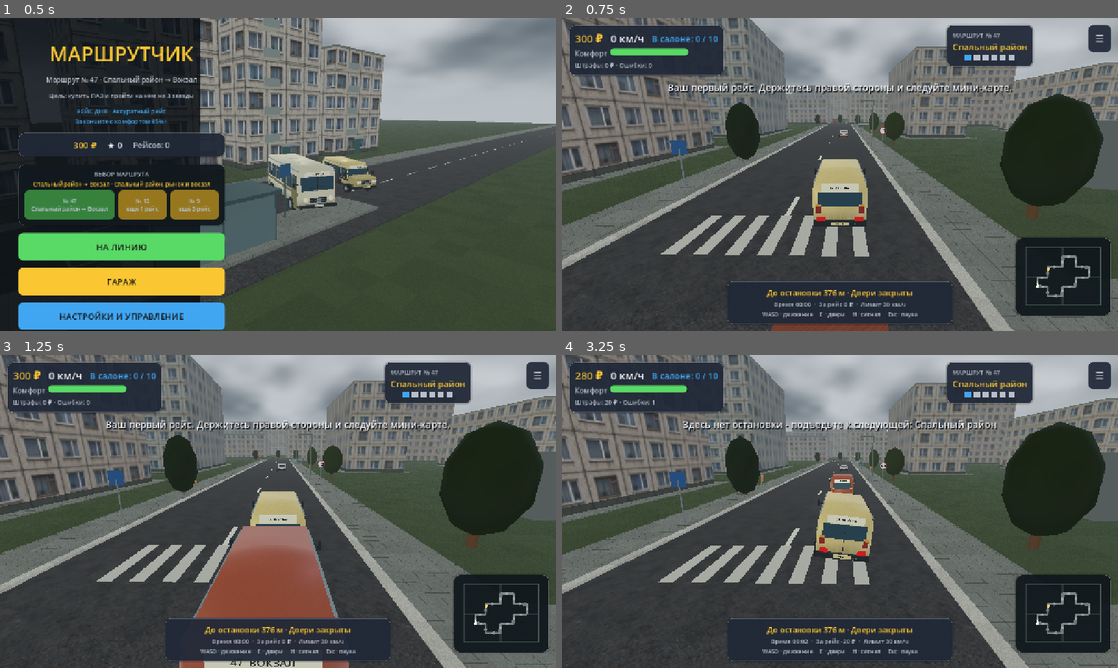
Above: before the commit, frames 1-4 (two rows, left to right).
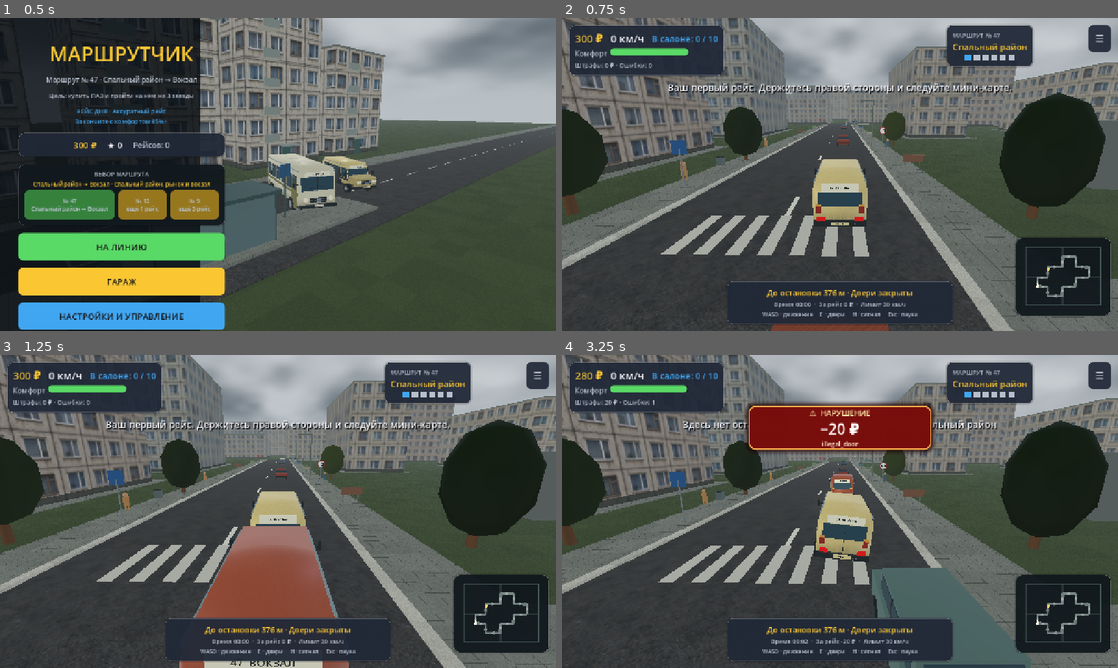
Above: after the commit, the same moments.

Repository: LuardeGames/marshrutchik_sim
Game: Godot game, scene res://scenes/main_menu/main_menu.tscn
The game is run twice, just before and just after one commit, with the same random seed, the same clock (stepped at 60 frames per second) and the same inputs.
Inputs (mouse positions are in pixels of both pictures, inside the frame that each line leads up to):
- Up to frame 1 (0.5 s): no input
- Up to frame 2 (0.75 s): click "НА ЛИНИЮ" at 0.5 s
- Up to frame 3 (1.25 s): no input
- Up to frame 4 (3.25 s): tap Enter at 1.25 s; move the mouse to (962, 495) at 1.27 s; hold D (steer_right) 1.28-2 s; tap E (doors) at 1.35, 3.05 s; click (962, 495) at 1.42 s; drag from (728, 527) to (812, 574) at 2.02 s; move the mouse to (895, 442) at 2.77 s; hold D (steer_right) from 2.78 s (still down); hold H from 2.78 s (still down); click (895, 442) at 2.92 s

Frame 1 is identical in both runs. In frame 2, 2.6% of the frame differs, in the area x 0-98%, y 23-64%; in frame 3, 2.5%; in frame 4, 12%, in the area x 0-99%, y 14-100%.

Commit message:
Make city dense and driving consequences visible

Diff:
--- a/scripts/ai/competitor_ai.gd
+++ b/scripts/ai/competitor_ai.gd
@@ -24,7 +24,7 @@
 	_build_visual()
 
 func _process(delta: float) -> void:
-	if waypoints.is_empty() or GameManager.state == GameManager.State.RESULTS:
+	if waypoints.is_empty() or GameManager.state != GameManager.State.DRIVING:
 		return
 	var target: Vector3 = _lane_point(_current_index)
 	var to_target := target - global_position
--- a/scripts/autoload/event_bus.gd
+++ b/scripts/autoload/event_bus.gd
@@ -11,6 +11,7 @@
 signal change_choice_requested(fare: int, given: int, options: Array)
 signal trip_started
 signal trip_completed(summary: Dictionary)
+signal trip_failed(summary: Dictionary)
 signal upgrade_purchased(upgrade_id: String, level: int)
 signal vehicle_collision(strength: float)
 signal competitor_took_passengers(stop_id: int, count: int)
--- a/scripts/autoload/game_manager.gd
+++ b/scripts/autoload/game_manager.gd
@@ -2,7 +2,7 @@
 ## Top level game state + orchestration. Scenes are switched from here so
 ## individual systems don't need to know about each other's scenes.
 
-enum State { MENU, DRIVING, RESULTS, GARAGE }
+enum State { MENU, DRIVING, RESULTS, FAILED, GARAGE }
 
 const GAMEPLAY_SCENE := "res://scenes/gameplay/gameplay.tscn"
 const MENU_SCENE := "res://scenes/main_menu/main_menu.tscn"
@@ -10,6 +10,7 @@
 
 var state: State = State.MENU
 var _last_summary: Dictionary = {}
+var _failure_reason: String = ""
 
 # --- running trip stats (reset at trip start) ---
 var comfort: float = 100.0
@@ -34,6 +35,7 @@
 	AudioManager.set_game_paused(false)
 	InputState.reset_touch()
 	_last_summary = {}
+	_failure_reason = ""
 	comfort = 100.0
 	trip_time = 0.0
 	passengers_delivered = 0
@@ -80,6 +82,8 @@
 	EventBus.comfort_changed.emit(comfort)
 
 func register_collision(strength: float) -> void:
+	if not trip_running or state != State.DRIVING:
+		return
 	collisions += 1
 	var damage: float = clampf(strength * 16.0, 3.0, 18.0)
 	SaveManager.damage_vehicle(damage)
@@ -88,11 +92,15 @@
 	_register_fine(fine, "collision", clampf(strength * 3.0, 2.0, 8.0), "ДТП! Штраф %d ₽ · состояние машины: %d%%" % [fine, int(round(SaveManager.get_vehicle_condition()))])
 	EventBus.vehicle_collision.emit(strength)
 	AudioManager.play_collision(strength)
+	if trip_running and (SaveManager.get_vehicle_condition() <= 0.0 or collisions >= 6):
+		fail_trip("Машина разбита: слишком много столкновений", 350)
 
 func register_rule_violation(kind: String, fine: int, comfort_loss: float, message: String) -> void:
-	if not trip_running:
+	if not trip_running or state != State.DRIVING:
 		return
 	_register_fine(fine, kind, comfort_loss, message)
+	if trip_running and (rule_violations >= 8 or fines_paid >= 300):
+		fail_trip("Рейс сорван: инспектор снял маршрутку с линии", 400)
 
 func _register_fine(fine: int, kind: String, comfort_loss: float, message: String) -> void:
 	rule_violations += 1
@@ -103,6 +111,34 @@
 	EventBus.rule_violation.emit(kind, fine)
 	EventBus.notification.emit(message, 2.6)
 
+func fail_trip(reason: String, final_fine: int = 0) -> void:
+	if not trip_running or state != State.DRIVING:
+		return
+	if final_fine > 0:
+		fines_paid += final_fine
+		EconomyManager.add_penalty(final_fine)
+	_failure_reason = reason
+	trip_running = false
+	var summary := {
+		"reason": reason,
+		"passengers": passengers_delivered,
+		"fares": EconomyManager.trip_fares,
+		"penalties": EconomyManager.trip_penalties,
+		"total": EconomyManager.get_trip_total(),
+		"comfort": comfort,
+		"vehicle_condition": SaveManager.get_vehicle_condition(),
+		"collisions": collisions,
+		"rule_violations": rule_violations,
+		"fines_paid": fines_paid,
+		"time": trip_time,
+	}
+	_last_summary = summary.duplicate(true)
+	state = State.FAILED
+	PlatformService.stop_gameplay()
+	PlatformService.save_cloud(SaveManager.data)
+	EventBus.trip_failed.emit(summary)
+	AudioManager.play_collision(1.0)
+
 func register_passenger_delivered() -> void:
 	passengers_delivered += 1
 
@@ -118,7 +154,9 @@
 ## Called by RouteManager once the final stop is reached. Builds the result
 ## summary dictionary and switches to results state (HUD shows ResultScreen).
 func complete_trip() -> Dictionary:
-	if state == State.RESULTS and not _last_summary.is_empty():
+	if (state == State.RESULTS or state == State.FAILED) and not _last_summary.is_empty():
+		return _last_summary.duplicate(true)
+	if not trip_running:
 		return _last_summary.duplicate(true)
 	trip_running = false
 	var comfort_bonus := int(round((comfort / 100.0) * 60))
--- a/scripts/ui/hud.gd
+++ b/scripts/ui/hud.gd
@@ -18,6 +18,10 @@
 var route_dots: HBoxContainer
 var notification_label: Label
 var notification_timer: float = 0.0
+var fine_banner: PanelContainer
+var fine_amount_label: Label
+var fine_detail_label: Label
+var fine_timer: float = 0.0
 
 var change_popup: PanelContainer
 var result_layer: Control
@@ -49,6 +53,7 @@
 	_build_top_bar(root)
 	_build_route_bar(root)
 	_build_notification(root)
+	_build_fine_banner(root)
 	_build_change_popup(root)
 	_build_menu_button(root)
 	if is_touch_device:
@@ -63,7 +68,9 @@
 	EventBus.comfort_changed.connect(_on_comfort_changed)
 	EventBus.money_earned.connect(_on_money_earned)
 	EventBus.change_choice_requested.connect(_on_change_requested)
+	EventBus.rule_violation.connect(_on_rule_violation)
 	EventBus.trip_completed.connect(_on_trip_completed)
+	EventBus.trip_failed.connect(_on_trip_failed)
 	GameManager.double_reward_claimed.connect(_on_double_reward_claimed)
 	if route_manager:
 		route_manager.next_stop_changed.connect(_on_next_stop_changed)
@@ -86,6 +93,12 @@
 		passengers_label.text = "В салоне: %d / %d" % [vehicle.passengers_aboard, vehicle.capacity]
 	if rules_label:
 		rules_label.text = "Штрафы: %d ₽ · Ошибки: %d" % [GameManager.fines_paid, GameManager.rule_violations]
+	if fine_timer > 0.0:
+		fine_timer -= delta
+		if fine_timer <= 0.0 and fine_banner:
+			var fine_tween := create_tween()
+			fine_tween.tween_property(fine_banner, "modulate:a", 0.0, 0.35)
+			fine_tween.tween_callback(fine_banner.hide)
 	_refresh_context()
 	if notification_timer > 0.0:
 		notification_timer -= delta
@@ -238,6 +251,62 @@
 	notification_label.modulate.a = 1.0
 	notification_timer = duration
 
+func _build_fine_banner(root: Control) -> void:
+	var wrapper := CenterContainer.new()
+	wrapper.set_anchors_preset(Control.PRESET_TOP_WIDE)
+	wrapper.position = Vector2(0, 112)
+	wrapper.custom_minimum_size = Vector2(0, 112)
+	wrapper.mouse_filter = Control.MOUSE_FILTER_IGNORE
+	root.add_child(wrapper)
+	fine_banner = PanelContainer.new()
+	var style := StyleBoxFlat.new()
+	style.bg_color = Color(0.48, 0.055, 0.045, 0.96)
+	style.border_color = Color("ffb04d")
+	style.set_border_width_all(3)
+	style.set_corner_radius_all(14)
+	style.shadow_color = Color(0.12, 0.0, 0.0, 0.75)
+	style.shadow_size = 12
+	fine_banner.add_theme_stylebox_override("panel", style)
+	fine_banner.custom_minimum_size = Vector2(420, 96)
+	fine_banner.mouse_filter = Control.MOUSE_FILTER_IGNORE
+	wrapper.add_child(fine_banner)
+	var col := VBoxContainer.new()
+	col.alignment = BoxContainer.ALIGNMENT_CENTER
+	col.add_theme_constant_override("separation", 0)
+	fine_banner.add_child(col)
+	var title := UITheme.make_label("⚠  НАРУШЕНИЕ", 18, Color("ffe4a6"), true)
+	title.horizontal_alignment = HORIZONTAL_ALIGNMENT_CENTER
+	col.add_child(title)
+	fine_amount_label = UITheme.make_label("−0 ₽", 34, Color.WHITE, true)
+	fine_amount_label.horizontal_alignment = HORIZONTAL_ALIGNMENT_CENTER
+	col.add_child(fine_amount_label)
+	fine_detail_label = UITheme.make_label("", 15, Color("ffe4d0"))
+	fine_detail_label.horizontal_alignment = HORIZONTAL_ALIGNMENT_CENTER
+	col.add_child(fine_detail_label)
+	fine_banner.visible = false
+
+func _on_rule_violation(kind: String, fine: int) -> void:
+	if fine_banner == null:
+		return
+	var detail: String = "Нарушение правил"
+	match kind:
+		"speed": detail = "Превышение скорости"
+		"red_light": detail = "Проезд на красный"
+		"moving_doors": detail = "Двери открыты на ходу"
+		"wrong_direction": detail = "Движение против потока"
+		"sidewalk": detail = "Езда по тротуару"
+		"off_route": detail = "Съезд с маршрута"
+		"collision": detail = "Опасное столкновение"
+		_: detail = kind
+	fine_amount_label.text = "−%d ₽" % fine
+	fine_detail_label.text = detail
+	fine_banner.show()
+	fine_banner.modulate.a = 1.0
+	fine_timer = 3.2
+	var flash := create_tween()
+	flash.tween_property(fine_banner, "scale", Vector2(1.06, 1.06), 0.10)
+	flash.tween_property(fine_banner, "scale", Vector2.ONE, 0.18)
+
 # ---------------------------------------------------------------------------
 # Change-giving mini event
 # ---------------------------------------------------------------------------
@@ -371,7 +440,12 @@
 	_change_pending=false
 	change_popup.hide()
 	pause_layer.hide()
+	if fine_banner:
+		fine_banner.hide()
 	InputState.reset_touch()
+	var title: Label = result_layer.find_child("Title", true, false)
+	title.text = "Рейс завершён"
+	title.add_theme_color_override("font_color", UITheme.COLOR_ACCENT)
 	var vbox: VBoxContainer = result_layer.find_child("ResultVBox", true, false)
 	for c in vbox.get_children():
 		if c.name != "Title":
@@ -435,6 +509,53 @@
 		AudioManager.play_ui_click()
 		GameManager.go_to_menu())
 
+	result_layer.visible = true
+	result_layer.modulate.a = 0.0
+	var tw := create_tween()
+	tw.tween_property(result_layer, "modulate:a", 1.0, 0.35)
+
+func _on_trip_failed(summary: Dictionary) -> void:
+	_change_pending=false
+	change_popup.hide()
+	pause_layer.hide()
+	if fine_banner:
+		fine_banner.hide()
+	InputState.reset_touch()
+	var title: Label = result_layer.find_child("Title", true, false)
+	title.text = "РЕЙС СОРВАН"
+	title.add_theme_color_override("font_color", UITheme.COLOR_BAD)
+	var vbox: VBoxContainer = result_layer.find_child("ResultVBox", true, false)
+	for c in vbox.get_children():
+		if c.name != "Title":
+			c.queue_free()
+	await get_tree().process_frame
+	vbox.add_child(UITheme.make_label(String(summary.get("reason", "Плохое вождение")), 19, UITheme.COLOR_BAD, true))
+	vbox.add_child(UITheme.make_label("Пассажиры не доехали: %d" % int(summary.get("passengers", 0)), 17))
+	vbox.add_child(UITheme.make_label("Большой штраф: −%d ₽" % int(summary.get("penalties", 0)), 20, UITheme.COLOR_BAD, true))
+	vbox.add_child(UITheme.make_label("Нарушения: %d · столкновений: %d" % [int(summary.get("rule_violations", 0)), int(summary.get("collisions", 0))], 16, UITheme.COLOR_TEXT_DIM))
+	vbox.add_child(UITheme.make_label("Состояние машины: %d%%" % int(round(summary.get("vehicle_condition", 100.0))), 16, UITheme.COLOR_TEXT_DIM))
+	vbox.add_child(UITheme.make_label("Так ездить нельзя — следующий рейс начнётся с новым счётом ошибок.", 15, UITheme.COLOR_TEXT_DIM))
+	var retry := Button.new()
+	retry.text = "Повторить рейс"
+	UITheme.style_button(retry, UITheme.COLOR_ACCENT, Color("101416"))
+	vbox.add_child(retry)
+	retry.pressed.connect(func():
+		AudioManager.play_ui_click()
+		GameManager.start_trip())
+	var garage_btn := Button.new()
+	garage_btn.text = "В гараж"
+	UITheme.style_button(garage_btn, UITheme.COLOR_PANEL.lightened(0.1), UITheme.COLOR_TEXT)
+	vbox.add_child(garage_btn)
+	garage_btn.pressed.connect(func():
+		AudioManager.play_ui_click()
+		GameManager.go_to_garage())
+	var menu_btn := Button.new()
+	menu_btn.text = "Главное меню"
+	UITheme.style_button(menu_btn, UITheme.COLOR_PANEL.lightened(0.1), UITheme.COLOR_TEXT)
+	vbox.add_child(menu_btn)
+	menu_btn.pressed.connect(func():
+		AudioManager.play_ui_click()
+		GameManager.go_to_menu())
 	result_layer.visible = true
 	result_layer.modulate.a = 0.0
 	var tw := create_tween()
--- a/scripts/vehicle/vehicle_controller.gd
+++ b/scripts/vehicle/vehicle_controller.gd
@@ -73,7 +73,7 @@
 	capacity = definition.base_capacity + EconomyManager.get_extra_capacity()
 
 func _physics_process(delta: float) -> void:
-	if GameManager.state == GameManager.State.RESULTS:
+	if GameManager.state == GameManager.State.RESULTS or GameManager.state == GameManager.State.FAILED:
 		speed = 0.0
 		AudioManager.set_engine_running(false)
 		return
--- a/scripts/world/city_dressing.gd
+++ b/scripts/world/city_dressing.gd
@@ -19,6 +19,7 @@
 		for k in range(1,int(a.distance_to(b)/40.0)):
 			var pos := a+dir*float(k)*40.0+side*7.0
 			poles.append({"size":Vector3(0.15,7.0,0.15),"position":pos+Vector3(0,3.5,0),"y_rot":0.0})
+			WorldBuilder._invisible_collider(root,pos+Vector3(0,3.5,0),Vector3(0.28,7.0,0.28))
 			arms.append({"size":Vector3(2.1,0.10,0.10),"position":pos-side+Vector3(0,6.9,0),"y_rot":angle})
 		# Both approaches have a crossing, matching the roadside signs.
 		for distance in [12.0,a.distance_to(b)-12.0]:
@@ -73,6 +74,7 @@
 		BusVisual.box(plaza,Vector3(-1.7,2.24,-1.79),Vector3(1.8,0.26,0.03),BusVisual.material(Color("294a6b")))
 		_sign(plaza,"ул. МИРА, %d" % (i*8+3),Vector3(-1.7,2.24,-1.82),0.0018)
 	_build_ambient_life(parent, waypoints)
+	_build_sidewalk_props(root, waypoints)
 
 static func _build_ambient_life(parent: Node3D, waypoints: Array[Vector3]) -> void:
 	var rng := RandomNumberGenerator.new()
@@ -86,17 +88,18 @@
 		var length: float = a.distance_to(b)
 		var side_signs: Array[float] = [-1.0, 1.0]
 		for side_sign: float in side_signs:
-			var t := 0.24 + float((i + int(side_sign > 0.0)) % 3) * 0.17
-			var start: Vector3 = a.lerp(b, t) + side * side_sign * (RouteDefinition.ROAD_WIDTH * 0.5 + 3.0)
-			var finish: Vector3 = a.lerp(b, minf(t + 0.22, 0.90)) + side * side_sign * (RouteDefinition.ROAD_WIDTH * 0.5 + 3.0)
-			if _near_stop(start) or start.distance_to(finish) < 8.0:
-				continue
-			var pedestrian := AmbientPedestrian.new()
-			pedestrian.start_point = start + Vector3(0, 0.04, 0)
-			pedestrian.end_point = finish + Vector3(0, 0.04, 0)
-			pedestrian.variant = rng.randi_range(0, 3)
-			pedestrian.walk_speed = rng.randf_range(0.8, 1.25)
-			parent.add_child(pedestrian)
+			for pedestrian_index in range(2):
+				var t: float = 0.14 + float((i * 2 + pedestrian_index + int(side_sign > 0.0)) % 5) * 0.13
+				var start: Vector3 = a.lerp(b, t) + side * side_sign * (RouteDefinition.ROAD_WIDTH * 0.5 + 3.0)
+				var finish: Vector3 = a.lerp(b, minf(t + 0.16 + float(pedestrian_index) * 0.03, 0.90)) + side * side_sign * (RouteDefinition.ROAD_WIDTH * 0.5 + 3.0)
+				if _near_stop(start) or start.distance_to(finish) < 8.0:
+					continue
+				var pedestrian := AmbientPedestrian.new()
+				pedestrian.start_point = start + Vector3(0, 0.04, 0)
+				pedestrian.end_point = finish + Vector3(0, 0.04, 0)
+				pedestrian.variant = rng.randi_range(0, 3)
+				pedestrian.walk_speed = rng.randf_range(0.8, 1.25)
+				parent.add_child(pedestrian)
 		if length > 110.0 and i % 2 == 0:
 			var parked_pos: Vector3 = a.lerp(b, 0.67) + side * (RouteDefinition.ROAD_WIDTH * 0.5 + 2.7)
 			if not _near_stop(parked_pos):
@@ -117,6 +120,74 @@
 	BusVisual.box(car, Vector3(0, 0.42, 0), Vector3(1.55, 0.55, 3.1), BusVisual.material(color))
 	BusVisual.box(car, Vector3(0, 0.82, -0.10), Vector3(1.25, 0.35, 1.45), BusVisual.material(Color("36484d"), 0.1))
 	BusVisual.box(car, Vector3(0, 0.36, -1.58), Vector3(1.62, 0.13, 0.08), BusVisual.material(Color("e0bf69")))
+	WorldBuilder._invisible_collider(car, Vector3(0, 0.65, 0), Vector3(1.65, 1.3, 3.2))
+
+static func _build_sidewalk_props(root: Node3D, waypoints: Array[Vector3]) -> void:
+	var rng := RandomNumberGenerator.new()
+	rng.seed = 91741
+	for i in range(waypoints.size()):
+		var a: Vector3 = waypoints[i]
+		var b: Vector3 = waypoints[(i + 1) % waypoints.size()]
+		var dir: Vector3 = (b - a).normalized()
+		var side: Vector3 = Vector3(-dir.z, 0, dir.x)
+		var angle: float = atan2(dir.x, dir.z)
+		for side_sign: float in [-1.0, 1.0]:
+			for prop_index in range(3):
+				var t: float = 0.18 + float(prop_index) * 0.25 + float((i + prop_index) % 2) * 0.04
+				var pos: Vector3 = a.lerp(b, minf(t, 0.88)) + side * side_sign * (RouteDefinition.ROAD_WIDTH * 0.5 + 3.15)
+				if _near_stop(pos):
+					continue
+				var kind: int = (i * 3 + prop_index + int(side_sign > 0.0)) % 5
+				_street_prop(root, pos, angle, kind, rng)
+
+static func _street_prop(root: Node3D, pos: Vector3, angle: float, kind: int, rng: RandomNumberGenerator) -> void:
+	var prop := Node3D.new()
+	prop.name = "SidewalkProp_%d" % kind
+	prop.position = pos
+	prop.rotation.y = angle
+	root.add_child(prop)
+	var metal := BusVisual.material(Color("596461"))
+	var green_colors: Array[Color] = [Color("58724b"), Color("70865a"), Color("466a4f")]
+	var green: Color = green_colors[rng.randi_range(0, 2)]
+	match kind:
+		0:
+			BusVisual.box(prop, Vector3(0, 0.42, 0), Vector3(0.58, 0.84, 0.58), metal)
+			BusVisual.box(prop, Vector3(0, 0.88, 0), Vector3(0.48, 0.08, 0.48), BusVisual.material(Color("252d2d")))
+			WorldBuilder._invisible_collider(prop, Vector3(0, 0.42, 0), Vector3(0.62, 0.86, 0.62))
+		1:
+			BusVisual.box(prop, Vector3(0, 0.52, 0.08), Vector3(1.9, 0.12, 0.48), BusVisual.material(Color("77533d")))
+			BusVisual.box(prop, Vector3(0, 0.87, -0.12), Vector3(1.9, 0.62, 0.10), BusVisual.material(Color("77533d")))
+			for x in [-0.7, 0.7]:
+				BusVisual.box(prop, Vector3(x, 0.27, 0.08), Vector3(0.10, 0.54, 0.10), metal)
+			WorldBuilder._invisible_collider(prop, Vector3(0, 0.55, 0), Vector3(2.0, 1.2, 0.65))
+		2:
+			BusVisual.box(prop, Vector3(0, 0.18, 0), Vector3(1.55, 0.36, 0.85), BusVisual.material(Color("9b8970")))
+			for x in [-0.48, 0.0, 0.48]:
+				_shrub(prop, Vector3(x, 0.60, 0), green, rng.randf_range(0.72, 1.05))
+			WorldBuilder._invisible_collider(prop, Vector3(0, 0.42, 0), Vector3(1.65, 0.70, 0.95))
+		3:
+			for x in [-0.9, 0.0, 0.9]:
+				BusVisual.box(prop, Vector3(x, 0.62, 0), Vector3(0.12, 1.24, 0.12), metal)
+			BusVisual.box(prop, Vector3(0, 0.82, 0), Vector3(1.9, 0.10, 0.10), metal)
+			WorldBuilder._invisible_collider(prop, Vector3(0, 0.62, 0), Vector3(2.0, 1.25, 0.18))
+		4:
+			BusVisual.box(prop, Vector3(0, 0.55, 0), Vector3(0.90, 1.10, 0.72), BusVisual.material(Color("65706e")))
+			BusVisual.box(prop, Vector3(0, 1.14, 0), Vector3(0.98, 0.08, 0.80), metal)
+			BusVisual.box(prop, Vector3(0.46, 0.68, 0), Vector3(0.04, 0.26, 0.32), BusVisual.material(Color("d2b85e")))
+			WorldBuilder._invisible_collider(prop, Vector3(0, 0.55, 0), Vector3(0.96, 1.14, 0.78))
+
+static func _shrub(parent: Node3D, pos: Vector3, color: Color, scale_value: float) -> void:
+	var shrub := MeshInstance3D.new()
+	var mesh := SphereMesh.new()
+	mesh.radius = 0.42
+	mesh.height = 0.78
+	mesh.radial_segments = 8
+	mesh.rings = 3
+	shrub.mesh = mesh
+	shrub.material_override = BusVisual.material(color)
+	shrub.position = pos
+	shrub.scale = Vector3(scale_value, scale_value, scale_value)
+	parent.add_child(shrub)
 
 static func _sign(parent: Node3D,text: String,pos: Vector3,pixel: float) -> void:
 	var label:=Label3D.new()
--- a/scripts/world/road_signs.gd
+++ b/scripts/world/road_signs.gd
@@ -31,6 +31,24 @@
 	root.position=pos
 	root.look_at(pos+forward)
 	BusVisual.box(root,Vector3(0,1.35,0),Vector3(0.065,2.7,0.065),BusVisual.material(Color("737b80")))
+	# The visual post is a MeshInstance only, so give every sign a real
+	# obstacle as well. The plate is included to prevent clipping through
+	# signs when the bus is pushed sideways by a collision.
+	var post_body := StaticBody3D.new()
+	post_body.collision_layer = 1
+	var post_shape := CollisionShape3D.new()
+	var post_box := BoxShape3D.new()
+	post_box.size = Vector3(0.20, 2.8, 0.20)
+	post_shape.shape = post_box
+	post_shape.position = Vector3(0, 1.4, 0)
+	post_body.add_child(post_shape)
+	root.add_child(post_body)
+	var plate_shape := CollisionShape3D.new()
+	var plate_box := BoxShape3D.new()
+	plate_box.size = Vector3(1.05, 1.05, 0.18)
+	plate_shape.shape = plate_box
+	plate_shape.position = Vector3(0, 2.8, 0)
+	post_body.add_child(plate_shape)
 	if kind=="speed":
 		_disc(root,0.48,Color("ad342d"),0)
 		_disc(root,0.38,Color("e5e5dd"),0.025)
--- a/scripts/world/traffic_light.gd
+++ b/scripts/world/traffic_light.gd
@@ -45,6 +45,22 @@
 		materials[i].emission_energy_multiplier = 1.4 if i==_phase else 0.0
 
 func _build() -> void:
+	var solid_body := StaticBody3D.new()
+	solid_body.collision_layer = 1
+	var pole_shape := CollisionShape3D.new()
+	var pole_box := BoxShape3D.new()
+	pole_box.size = Vector3(0.28, 3.5, 0.28)
+	pole_shape.shape = pole_box
+	pole_shape.position = Vector3(0, 1.75, 0)
+	solid_body.add_child(pole_shape)
+	var head_shape := CollisionShape3D.new()
+	var head_box := BoxShape3D.new()
+	head_box.size = Vector3(0.65, 1.4, 0.45)
+	head_shape.shape = head_box
+	head_shape.position = Vector3(0, 3.6, 0)
+	solid_body.add_child(head_shape)
+	add_child(solid_body)
+
 	var pole := MeshInstance3D.new()
 	var pole_mesh := CylinderMesh.new()
 	pole_mesh.top_radius = 0.09
--- a/scripts/world/world_builder.gd
+++ b/scripts/world/world_builder.gd
@@ -240,15 +240,23 @@
 static func _build_traffic_dummies(parent: Node3D, waypoints: Array[Vector3]) -> void:
 	var outer: Array[Vector3] = [Vector3(-140,0,-600),Vector3(760,0,-600),Vector3(760,0,280),Vector3(-140,0,280)]
 	for circuit in [waypoints,outer]:
-		var count := 16 if circuit==waypoints else 10
+		var is_route: bool = circuit == waypoints
+		var count: int = 20 if is_route else 12
 		for reverse in [false,true]:
 			for index in range(count):
 				var car := TrafficDummy.new()
-				car.name = "Oncoming_%s_%s_%d" % ["Route" if circuit==waypoints else "Outer",reverse,index]
+				car.name = "Oncoming_%s_%s_%d" % ["Route" if is_route else "Outer",reverse,index]
 				car.road_path.assign(circuit)
 				car.reverse_direction = reverse
 				car.start_index = index
-				car.spawn_fraction = (float(index)+0.35)/float(count)
+				# Four-car waves create queues at red lights while still leaving
+				# gaps for the player to merge and overtake on wider sections.
+				if is_route:
+					var wave: int = index / 4
+					var slot: int = index % 4
+					car.spawn_fraction = fposmod(0.04 + float(wave) * 0.235 + float(slot) * 0.018, 1.0)
+				else:
+					car.spawn_fraction = (float(index)+0.35)/float(count)
 				car.speed = 7.5+float(index%4)*0.7
 				parent.add_child(car)
 
@@ -596,6 +604,7 @@
 		if child is TrafficLightProp or child.name.begins_with("Sign_"):
 			signs.append(child.position)
 	var transforms: Array[Transform3D] = []
+	var solid_positions: Array[Vector3] = []
 	var n := waypoints.size()
 	for i in range(n):
 		var a: Vector3 = waypoints[i]
@@ -608,7 +617,7 @@
 			var base_pos: Vector3 = a.lerp(b, t)
 			var sides: Array[float] = [-1.0, 1.0]
 			for side in sides:
-				if rng.randf() > 0.45:
+				if rng.randf() > 0.22:
 					continue
 				var dist: float = rng.randf_range(7.0, 12.0)
 				var pos: Vector3 = base_pos + perp * side * dist
@@ -619,6 +628,7 @@
 						break
 				if not hides_sign and _clear_of_road(pos, Vector3(1,1,1), waypoints):
 					transforms.append(Transform3D(Basis(), pos + Vector3(0, 0.8, 0)))
+					solid_positions.append(pos + Vector3(0, 1.15, 0))
 
 	multimesh.instance_count = transforms.size()
 	for i in range(transforms.size()):
@@ -654,6 +664,12 @@
 	foliage_inst.material_override = foliage_mat
 	parent.add_child(foliage_inst)
 
+	# MultiMesh trees have no per-instance collision. Add cheap primitive
+	# trunks so the player cannot cut through the new greenery or use it as a
+	# shortcut around the road rules.
+	for solid_pos in solid_positions:
+		_invisible_collider(parent, solid_pos, Vector3(1.15, 2.3, 1.15))
+
 static func _clear_of_road(pos: Vector3, size: Vector3, waypoints: Array[Vector3]) -> bool:
 	for def in RouteDefinition.stops():
 		if pos.distance_to(RouteDefinition.stop_position(def.waypoint_index)) < 15.0 + Vector2(size.x,size.z).length()*0.5:
Not shown, changed: README.md
